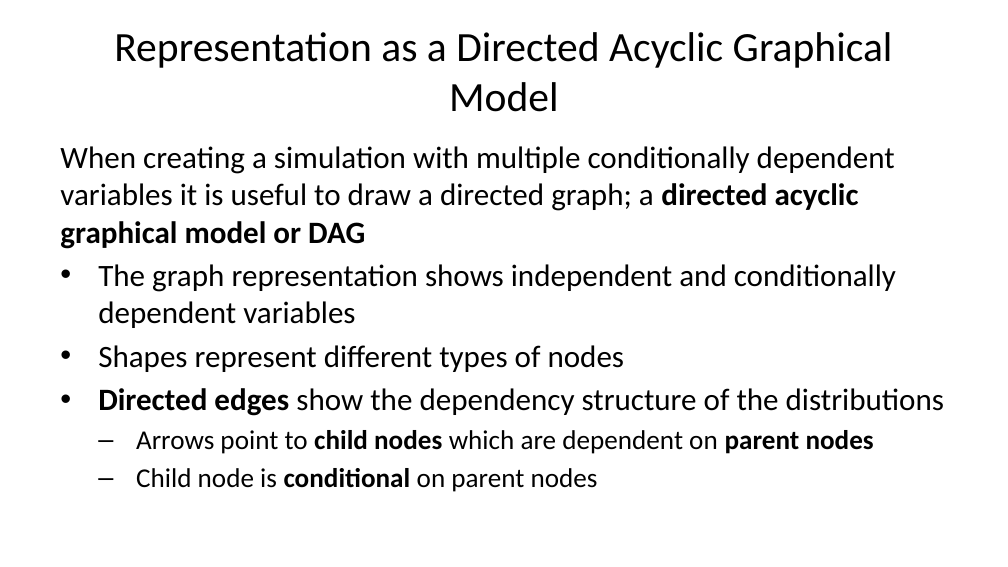
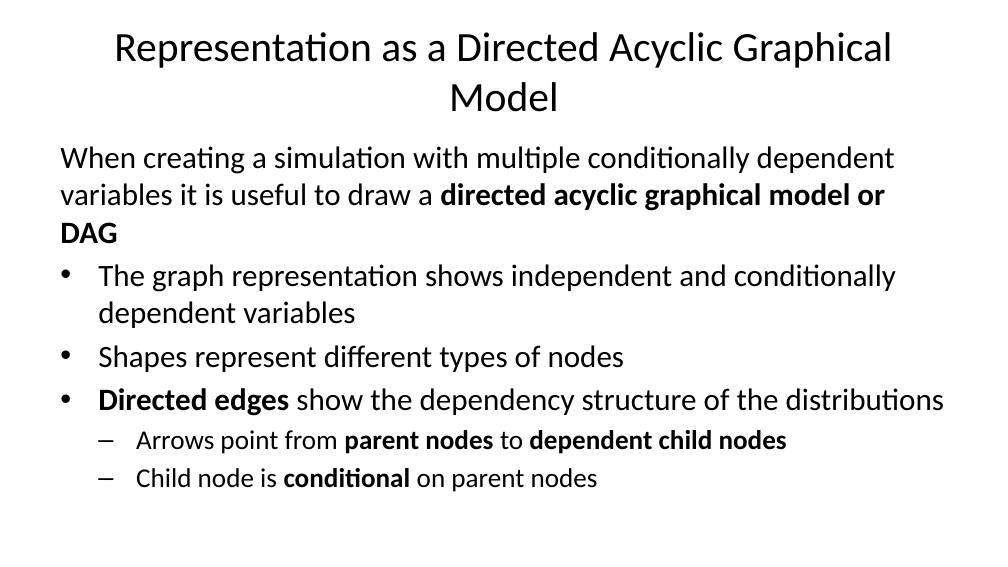
Before and after one commit to StephenElston/CSCI-E-83, a slide deck: slide 45 of LectureSlides/04_SamplingAndSimulation.pptx. Drawn at 1008x567 pixels with LibreOffice and Linux fonts; fonts in the diff are those of the drawing. Boxes give left, top, right and bottom in pixels: in the first picture for what was removed or moved away, otherwise in the second. Text is boxed around its words. In the diff, an @@ line names an element or a change of style, - is before the commit and + after.

Commit message:
Numerous improvements and typo corrections to slides

```diff
--- a/LectureSlides/04_SamplingAndSimulation.pptx
+++ b/LectureSlides/04_SamplingAndSimulation.pptx
@@ text at box(60, 146, 895, 244): text changed @@
-When creating a simulation with multiple conditionally dependent variables it is useful to draw a directed graph; a directed acyclic graphical model or DAG
+When creating a simulation with multiple conditionally dependent variables it is useful to draw a directed acyclic graphical model or DAG
@@ text at box(136, 430, 787, 454): text changed; bold on @@
-  – Arrows point to child nodes which are dependent on parent nodes
+  – Arrows point from parent nodes to dependent child nodes
```
Also in this commit, not shown: 27 other slides changed.
